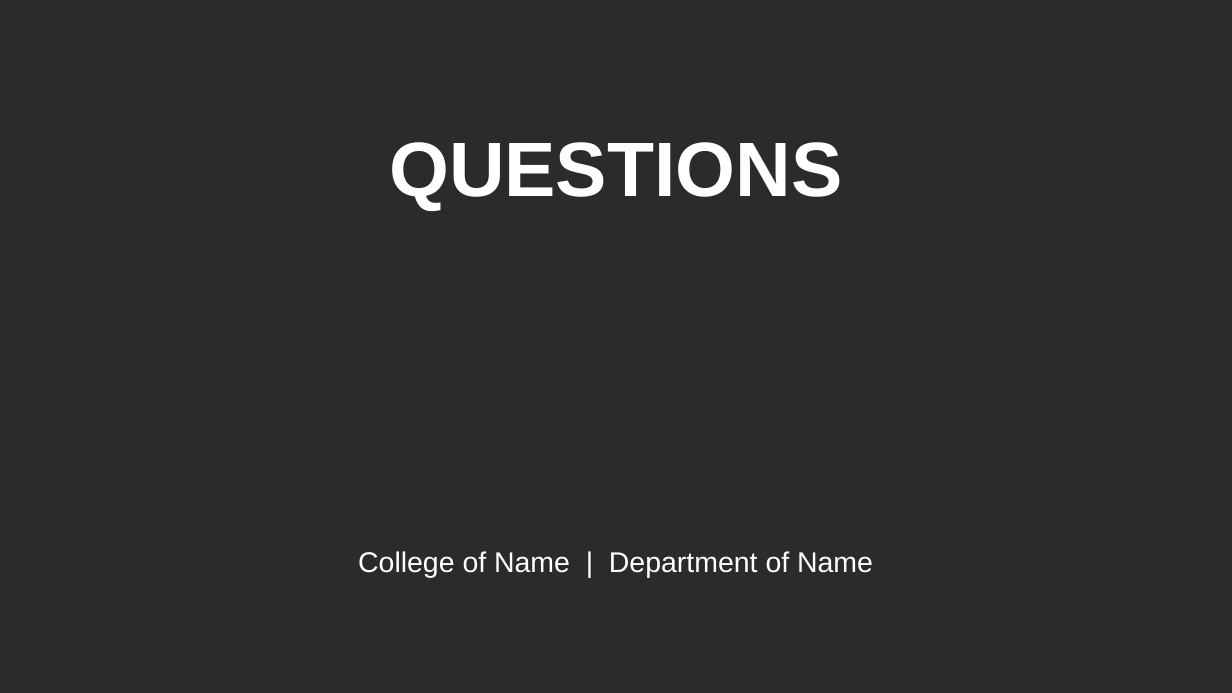
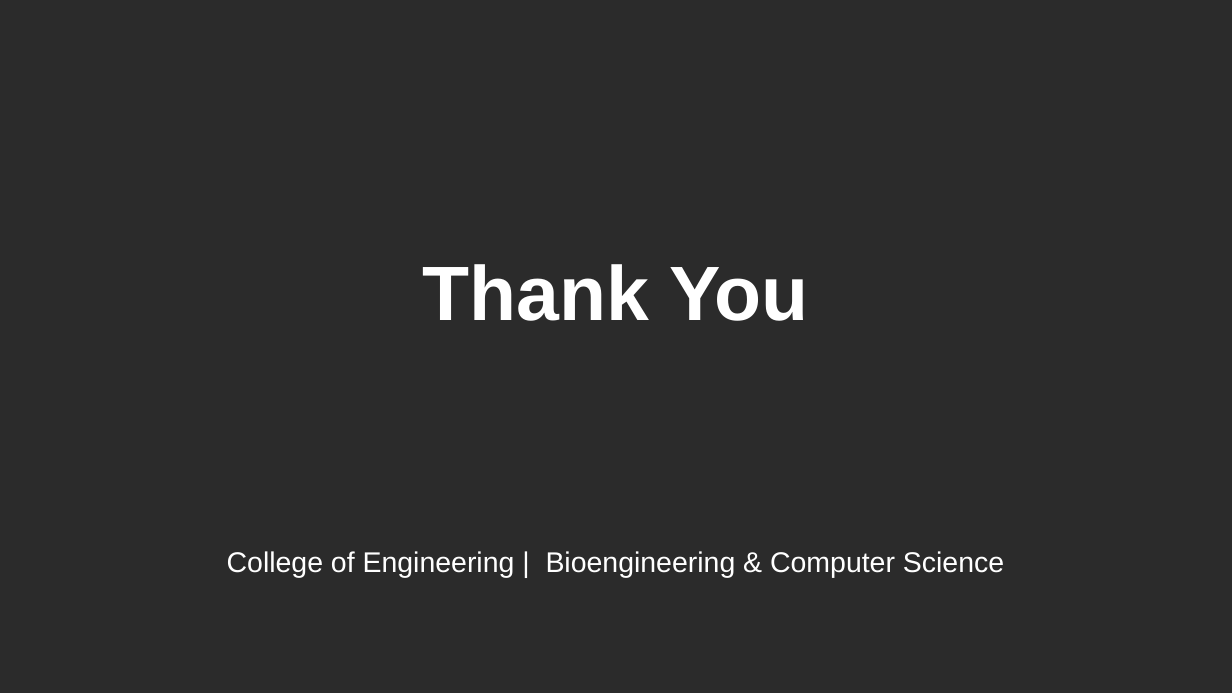
Before and after one commit to ramirez915/BioE-CS-494, a slide deck: slide 7 of Lab 2 ppt.pptx. Drawn at 1232x693 pixels with LibreOffice and Linux fonts; fonts in the diff are those of the drawing; background and template pictures are left out; a plain dark background stands for a picture behind light text. Boxes give left, top, right and bottom in pixels: in the first picture for what was removed or moved away, otherwise in the second. Text is boxed around its words. In the diff, an @@ line names an element or a change of style, - is before the commit and + after.

```diff
--- a/Lab 2 ppt.pptx
+++ b/Lab 2 ppt.pptx
@@ title removed at [389,142,842,211] @@
-QUESTIONS
@@ title added at [423,264,809,321], 60 pt, text #FFFFFF, bold @@
+Thank You
@@ subtitle at [227,551,1004,578]: text changed @@
-College of Name | Department of Name
+College of Engineering | Bioengineering & Computer Science
```
